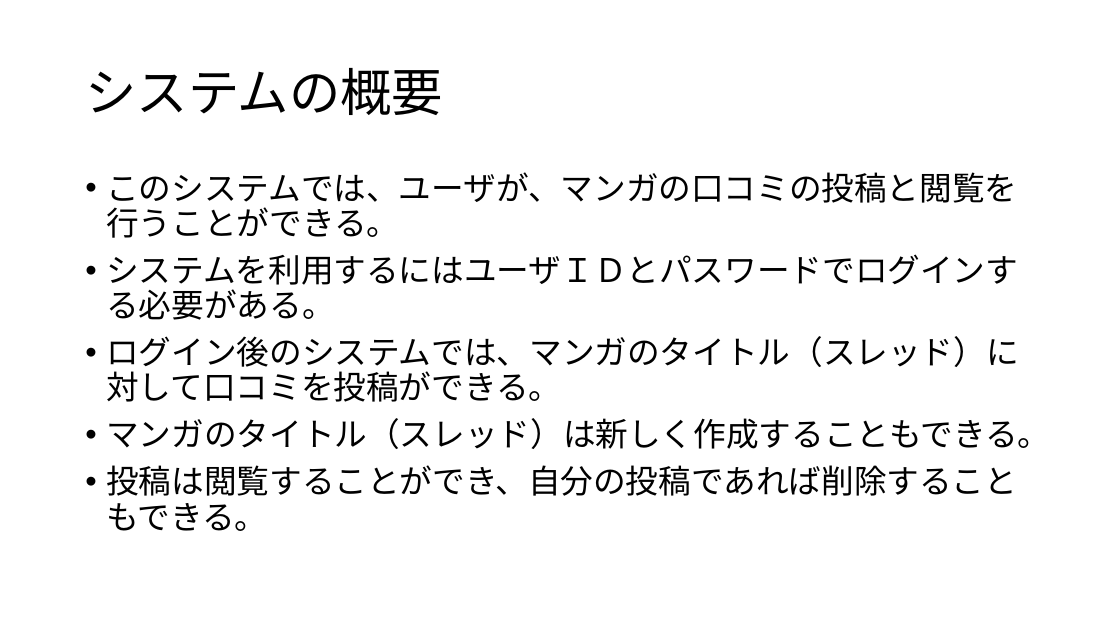
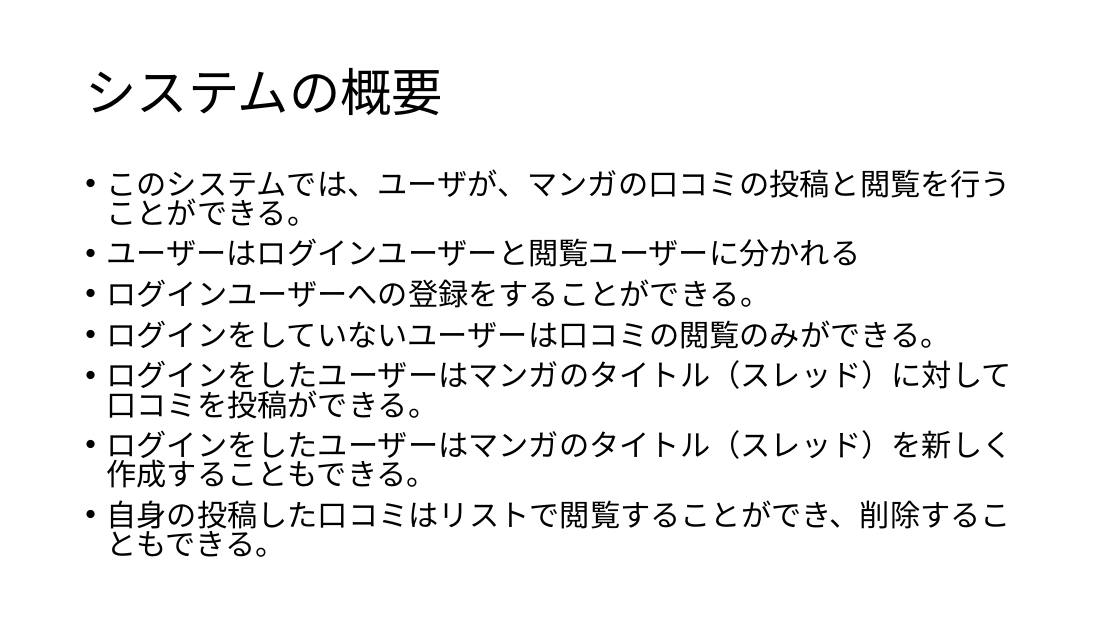
Before and after one commit to Kenta-Shiro/MiniPro2, a slide deck: slide 2 of 要求分析/漫画口コミ投稿システム_要求書.pptx. Drawn at 1120x630 pixels with LibreOffice and Linux fonts; fonts in the diff are those of the drawing. Boxes give left, top, right and bottom in pixels: in the first picture for what was removed or moved away, otherwise in the second. Text is boxed around its words. In the diff, an @@ line names an element or a change of style, - is before the commit and + after.

```diff
--- a/要求分析/漫画口コミ投稿システム_要求書.pptx
+++ b/要求分析/漫画口コミ投稿システム_要求書.pptx
@@ text at (x1=106, y1=169, x2=1011, y2=226): size 28 to 25.9 pt in "このシステムでは、ユーザが、マンガの口コミの投稿と閲覧を行うことができる。"; line spacing 0.9 to 0.8 @@
@@ text at (x1=106, y1=238, x2=1012, y2=557): text changed; size 28 to 25.9 pt @@
-• システムを利用するにはユーザＩＤとパスワードでログインする必要がある。
-• ログイン後のシステムでは、マンガのタイトル（スレッド）に対して口コミを投稿ができる。
-• マンガのタイトル（スレッド）は新しく作成することもできる。
-• 投稿は閲覧することができ、自分の投稿であれば削除することもできる。
+• ユーザーはログインユーザーと閲覧ユーザーに分かれる
+• ログインユーザーへの登録をすることができる。
+• ログインをしていないユーザーは口コミの閲覧のみができる。
+• ログインをしたユーザーはマンガのタイトル（スレッド）に対して口コミを投稿ができる。
+• ログインをしたユーザーはマンガのタイトル（スレッド）を新しく作成することもできる。
+• 自身の投稿した口コミはリストで閲覧することができ、削除することもできる。
```
Also in this commit, not shown: 2 other slides changed, 2 other files.
